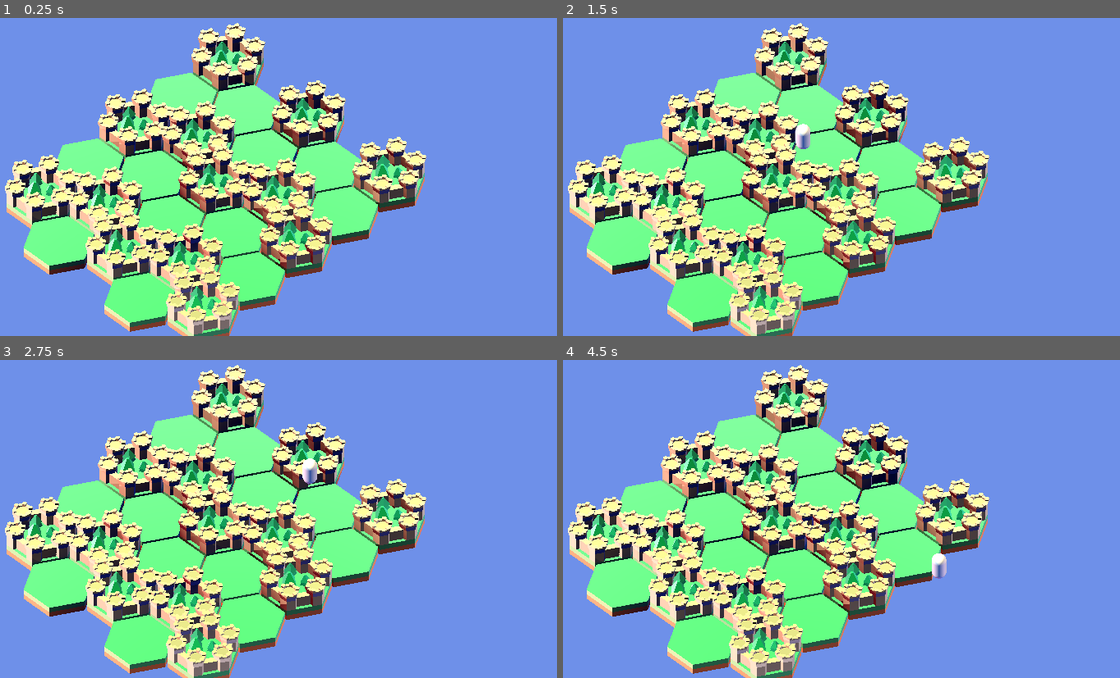
Above: before the commit, frames 1-4 (two rows, left to right).
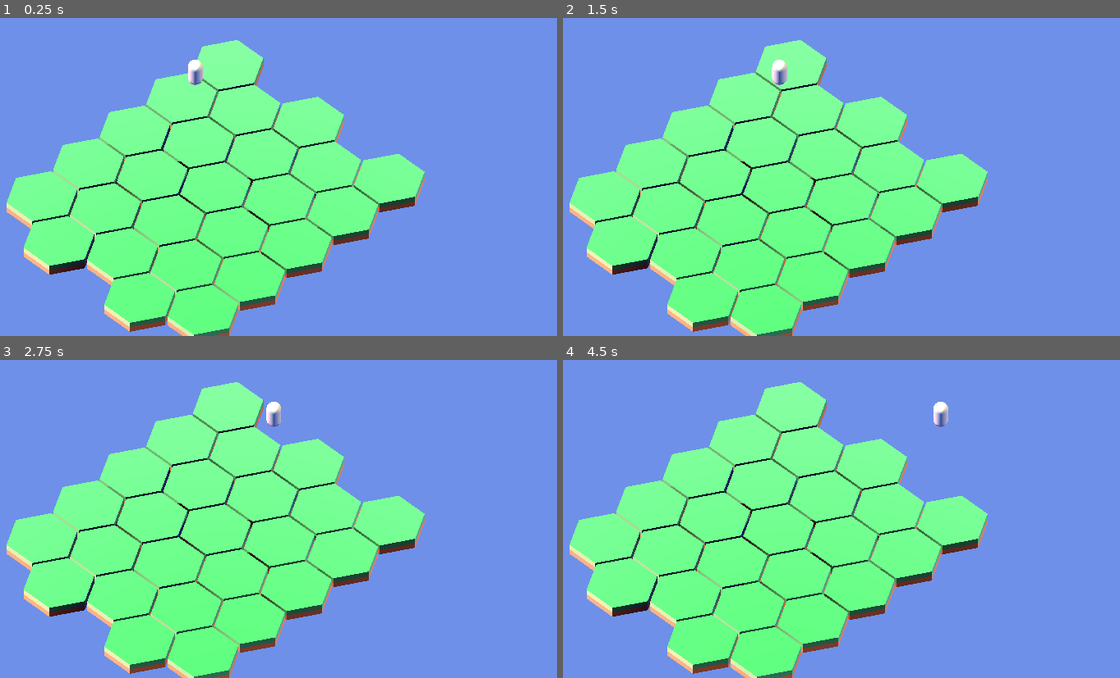
Above: after the commit, the same moments.

Repository: Luis-Arnold/Legends-of-Old
Game: Godot game, scene res://Content/Scenes/Map/Map3D.tscn
Two runs of this game, one before a commit and one after it. Both use one fixed random seed, a clock stepped at 60 frames per second and the inputs below.
Inputs (mouse positions are in pixels of both pictures, inside the frame that each line leads up to):
- Up to frame 1 (0.25 s): no input
- Up to frame 2 (1.5 s): tap Enter (ui_accept) at 0.5, 0.6, 0.77, 1.07 s; move the mouse to (936, 132) at 0.52 s; hold Right (ui_right) 0.53-1.25 s; click (936, 132) at 0.67 s; drag from (663, 170) to (757, 224) at 1.27 s
- Up to frame 3 (2.75 s): move the mouse to (295, 414) at 2.02 s; hold Right (ui_right) from 2.03 s (still down); tap Enter (ui_accept) at 2.1 s; click (295, 414) at 2.17 s
- Up to frame 4 (4.5 s): release Right (ui_right) at 2.75 s; drag from (757, 566) to (596, 439) at 2.77 s; move the mouse to (986, 547) at 3.52 s; hold Left (ui_left) 3.53-4.25 s; tap Enter (ui_accept) at 3.6, 3.77, 4.07 s; click (986, 547) at 3.67 s; drag from (596, 439) to (691, 401) at 4.27 s

The runs differ from the first frame. In frame 1, 22% of the frame differs, in the area x 0-77%, y 1-100%; in frame 2, 22%; in frame 3, 22%; in frame 4, 23%.
Error before the commit: Parse Error: Value of type "Player" cannot be assigned to a variable of type "Player3D". (res://Content/Scenes/Player/2D/Player.gd:11)

Commit message:
Soldier: First steps

Diff:
--- a/Content/Scenes/Map/2D/Map2D.gd
+++ b/Content/Scenes/Map/2D/Map2D.gd
@@ -1,6 +1,6 @@
 extends Node2D
 
-const unitScene = preload('res://Content/Scenes/Unit/Unit.tscn')
+const unitScene = preload('res://Content/Scenes/Unit/Unit2D/Unit.tscn')
 
 var whiteUnits: Array = []
 var blackUnits: Array = []
--- a/Content/Scenes/Map/Buildings/Castle3D.tscn
+++ b/Content/Scenes/Map/Buildings/Castle3D.tscn
@@ -8,6 +8,7 @@
 
 [node name="Castle3D" type="RigidBody3D"]
 gravity_scale = 0.0
+freeze = true
 
 [node name="building_castle" parent="." instance=ExtResource("1_dad6f")]
 
--- a/Content/Scenes/Map/Camera.gd
+++ b/Content/Scenes/Map/Camera.gd
@@ -50,6 +50,8 @@
 	return spaceState.intersect_ray(rayParams)
 
 func getUnitUnderMouse(mousePosition: Vector2):
-	var result = rayCastMousePosition(mousePosition, 1000, 0)
-	if result and result.collider is CharacterBody3D and result.collider.playerColor == PlayerUtil.ownerPlayer.playerColor:
-		pass
+	var result = rayCastMousePosition(mousePosition, 1000, 1)
+	if result and \
+		result.collider is CharacterBody3D and \
+		result.collider.playerColor == PlayerUtil.ownerPlayer.playerColor:
+		return result.collider
--- a/Content/Scenes/Map/Map3D.gd
+++ b/Content/Scenes/Map/Map3D.gd
@@ -15,7 +15,7 @@
 		if i % 2 == 1:
 			tile = grassScene.instantiate().duplicate()
 		else:
-			tile = castleScene.instantiate().duplicate()
+			tile = grassScene.instantiate().duplicate()
 		add_child(tile)
 		tile.position = positions[i]
 		tiles.append(tile)
--- a/Content/Scenes/Map/Map3D.tscn
+++ b/Content/Scenes/Map/Map3D.tscn
@@ -72,6 +72,6 @@
 shadow_enabled = true
 
 [node name="Soldier3D" parent="." instance=ExtResource("3_5mf8h")]
-transform = Transform3D(0.235, 0, 0, 0, 0.235, 0, 0, 0, 0.235, 2.08002, 1.9536, 2.08774)
+transform = Transform3D(0.235, 0, 0, 0, 0.235, 0, 0, 0, 0.235, 0.0732568, 0.652238, 0.803831)
 
 [node name="Player3D" parent="." instance=ExtResource("5_88nki")]
--- a/Content/Scenes/Map/Selector.gd
+++ b/Content/Scenes/Map/Selector.gd
@@ -1,27 +1,18 @@
 extends Control
 
-var isVisible: bool = false
-var mPos: Vector2 = Vector2()
+var draggingLeft: bool
 var selectionStart: Vector2 = Vector2()
 const selectionBoxColor: Color = Color(0, 0.2, 1,0.3)
 const selectionBoxLineWidth: int = 3
 
-func _draw():
-	if isVisible and selectionStart != mPos:
-		draw_line(selectionStart, Vector2(mPos.x, selectionStart.y), selectionBoxColor, selectionBoxLineWidth)
-		draw_line(selectionStart, Vector2(selectionStart.x, mPos.y), selectionBoxColor, selectionBoxLineWidth)
-		draw_line(mPos, Vector2(mPos.x, selectionStart.y), selectionBoxColor, selectionBoxLineWidth)
-		draw_line(mPos, Vector2(selectionStart. x, mPos.y), selectionBoxColor, selectionBoxLineWidth)
-
 func _process(delta):
-	if isVisible:
+	if draggingLeft:
 		queue_redraw()
 
 func _input(event):
 	if event is InputEventMouseButton:
 		if event.is_pressed():
 			if event.button_index == MOUSE_BUTTON_LEFT:
-				var objectsClicked: Dictionary = CameraUtil.gameCamera.rayCastMousePosition(get_local_mouse_position(), 1000, 1)
-				if objectsClicked.size() > 0:
-					if objectsClicked['collider'] is CharacterBody3D:
-						print('Clicked Character')
+				var soldier = CameraUtil.gameCamera.getUnitUnderMouse(get_local_mouse_position())
+				if is_instance_valid(soldier):
+					print('Clicked Character')
--- a/Content/Scenes/Map/Terrain/Grass3D.tscn
+++ b/Content/Scenes/Map/Terrain/Grass3D.tscn
@@ -8,6 +8,7 @@
 
 [node name="Grass3D" type="RigidBody3D"]
 gravity_scale = 0.0
+freeze = true
 
 [node name="grass" parent="." instance=ExtResource("1_i4b8o")]
 
--- a/Content/Scenes/Player/2D/Player.gd
+++ b/Content/Scenes/Player/2D/Player.gd
@@ -7,8 +7,8 @@
 func _ready():
 	playerColor = PlayerUtil.playerColor.WHITE
 	appOwner = true
-	if appOwner:
-		PlayerUtil.ownerPlayer = self
+#	if appOwner:
+#		PlayerUtil.ownerPlayer = self
 
 	var ownCollisionLayer = 10
 	PlayerUtil.playerLayers[ownCollisionLayer] = self
--- a/Content/Scenes/Player/Player3D.gd
+++ b/Content/Scenes/Player/Player3D.gd
@@ -1,6 +1,15 @@
 class_name Player3D extends Node3D
 
 var playerColor: PlayerUtil.playerColor
+var playerCollisionLayer: int
+var appOwner: bool
 
 func _ready():
-	PlayerUtil.playerOwner = self
+	playerColor = PlayerUtil.playerColor.WHITE
+	appOwner = true
+	if appOwner:
+		PlayerUtil.ownerPlayer = self
+
+	var ownCollisionLayer = 10
+	PlayerUtil.playerLayers[ownCollisionLayer] = self
+	playerCollisionLayer = ownCollisionLayer
--- a/Content/Scenes/Soldier/Soldier3D.gd
+++ b/Content/Scenes/Soldier/Soldier3D.gd
@@ -9,7 +9,7 @@
 
 func _input(event):
 	if event is InputEventKey:
-		var cameraSpeed: float = 0.4
+		var cameraSpeed: float = 0.2
 		match event.keycode:
 			KEY_UP:
 				velocity.x -= cameraSpeed
@@ -25,25 +25,6 @@
 				velocity.z -= cameraSpeed
 
 func _physics_process(delta):
-	# Add the gravity.
-	if not is_on_floor():
-		velocity.y -= gravity * delta
-
-	# Handle Jump.
-	if Input.is_action_just_pressed("ui_accept") and is_on_floor():
-		velocity.y = JUMP_VELOCITY
-
-	# Get the input direction and handle the movement/deceleration.
-	# As good practice, you should replace UI actions with custom gameplay actions.
-#	var input_dir = Input.get_vector("ui_left", "ui_right", "ui_up", "ui_down")
-#	var direction = (transform.basis * Vector3(input_dir.x, 0, input_dir.y)).normalized()
-#	if direction:
-#		velocity.x = direction.x * SPEED
-#		velocity.z = direction.z * SPEED
-#	else:
-#		velocity.x = move_toward(velocity.x, 0, SPEED)
-#		velocity.z = move_toward(velocity.z, 0, SPEED)
-
 	move_and_slide()
 
 func select():
--- a/Content/Scenes/Soldier/Soldier3D.tscn
+++ b/Content/Scenes/Soldier/Soldier3D.tscn
@@ -15,9 +15,10 @@
 
 [node name="CollisionShape3D2" type="CollisionShape3D" parent="."]
 shape = SubResource("CapsuleShape3D_0oss2")
+disabled = true
 
 [node name="RigidBody3D" type="RigidBody3D" parent="."]
-gravity_scale = 30.35
+freeze = true
 
 [node name="CollisionShape3D" type="CollisionShape3D" parent="RigidBody3D"]
 shape = SubResource("CapsuleShape3D_0oss2")
